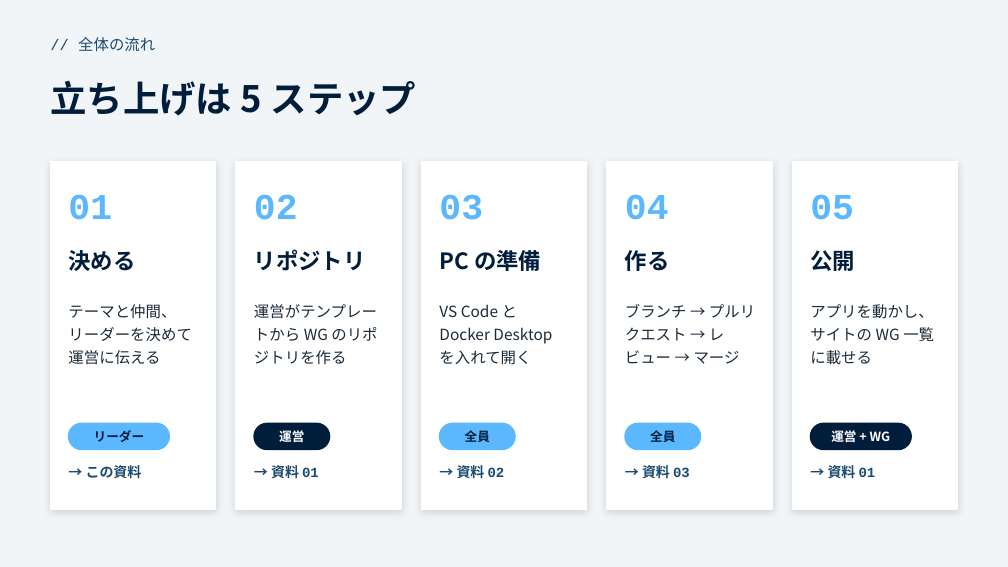
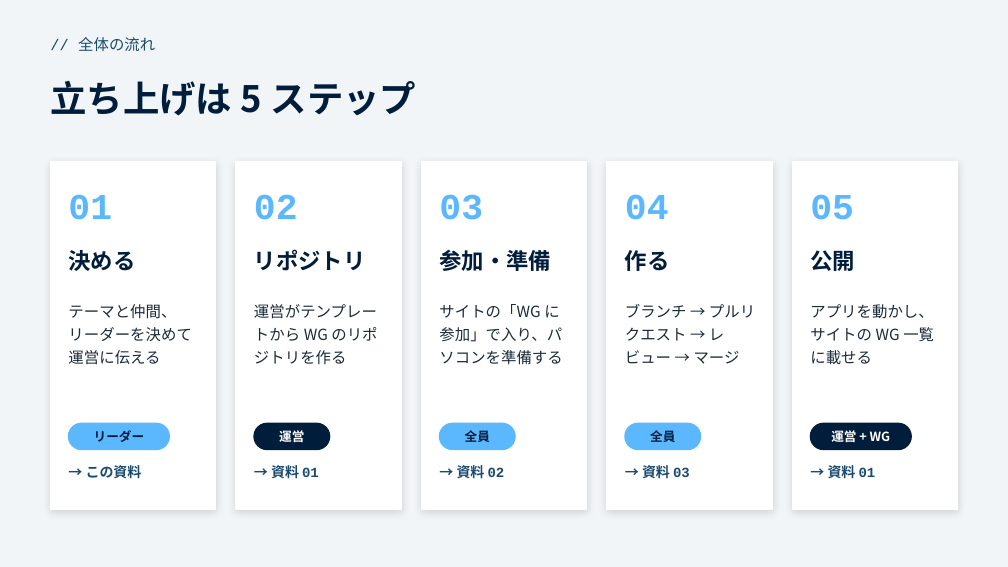
Before and after one commit to funITclub/homepage, a slide deck: slide 2 of docs/WG立ち上げガイド/00_概要.pptx. Drawn at 1008x567 pixels with LibreOffice and Linux fonts; fonts in the diff are those of the drawing. Boxes give left, top, right and bottom in pixels: in the first picture for what was removed or moved away, otherwise in the second. Text is boxed around its words. In the diff, an @@ line names an element or a change of style, - is before the commit and + after.

```diff
--- a/docs/WG立ち上げガイド/00_概要.pptx
+++ b/docs/WG立ち上げガイド/00_概要.pptx
@@ text at [439,250,551,271]: text changed @@
-PC の準備
+参加・準備
@@ text at [439,304,562,365]: text changed @@
-VS Code と Docker Desktop を入れて開く
+サイトの「WG に参加」で入り、パソコンを準備する
```
Also in this commit, not shown: 3 other slides changed, 4 other files.
